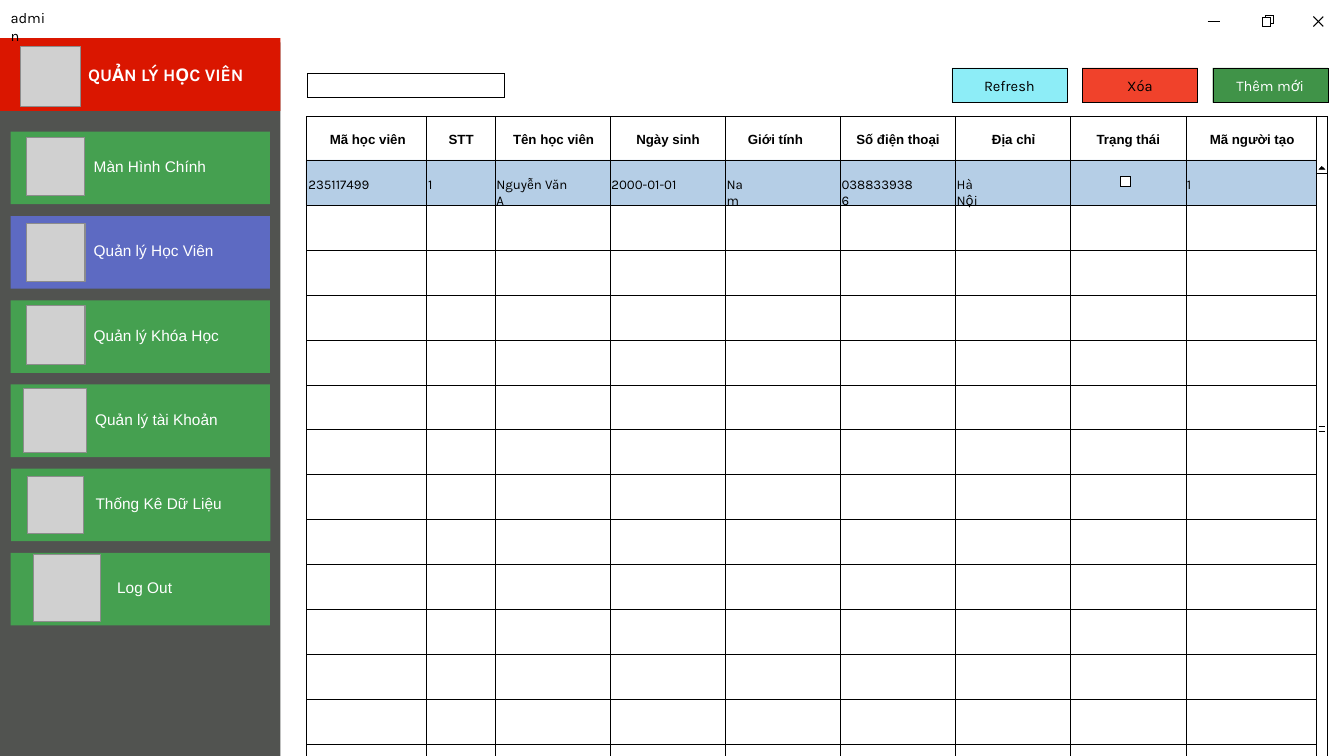
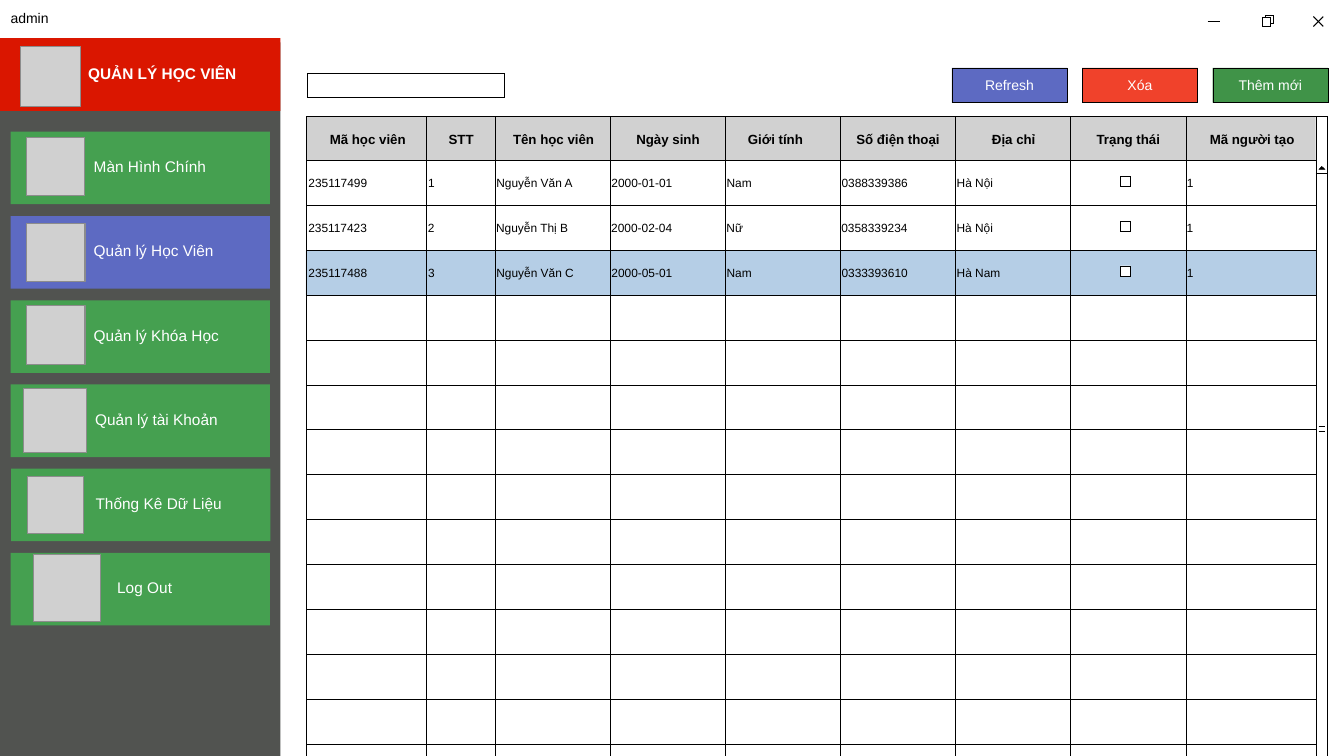
Before and after one commit to nthmaiii/QuanLySinhVien, a slide deck: slide 12 of Thiết kế giao diện.pptx (slide 7 before the commit). Drawn at 1344x756 pixels with LibreOffice and Linux fonts; fonts in the diff are those of the drawing; grey boxes stand for pictures; background and template pictures are left out. Boxes give left, top, right and bottom in pixels: in the first picture for what was removed or moved away, otherwise in the second. Text is boxed around its words. In the diff, an @@ line names an element or a change of style, - is before the commit and + after.

```diff
--- a/Thiết kế giao diện.pptx
+++ b/Thiết kế giao diện.pptx
@@ text "admin" at [11, 13, 49, 23]: size 10.5 to 10 pt, font Karla to Arial @@
@@ text "QUẢN LÝ HỌC VIÊN" at [88, 66, 236, 82]: size 12.5 to 11 pt, font Karla to Arial @@
@@ rectangle "Refresh" at [952, 68, 1067, 102]: size 10.5 to 10 pt, font Karla to Arial, text colour #000000 to #FFFFFF; fill #8DEDF7 to #5D6AC2 @@
@@ rectangle "Xóa" at [1083, 68, 1198, 102]: size 10.5 to 10 pt, font Karla to Arial, text colour #000000 to #FFFFFF @@
@@ rectangle "Thêm mới" at [1213, 68, 1328, 102]: size 10.5 to 10 pt, font Karla to Arial @@
@@ rectangle added at [307, 116, 1316, 160], fill #D1D1D1 @@
@@ size 9.5 to 8.5 pt, font Karla to Arial in 8 elements at [496, 178, 573, 190], [428, 178, 435, 187], [1187, 179, 1194, 187], [957, 178, 993, 189], [842, 178, 908, 187], [611, 178, 672, 187], [308, 178, 367, 187], [727, 178, 752, 187] @@
@@ text added at [308, 223, 367, 232], 8.5 pt, text #000000 @@
+235117423
@@ text added at [428, 223, 435, 232], 8.5 pt, text #000000 @@
+2
@@ text added at [496, 223, 568, 235], 8.5 pt, text #000000 @@
+Nguyễn Thị B
@@ text added at [611, 223, 672, 232], 8.5 pt, text #000000 @@
+2000-02-04
@@ text added at [726, 223, 743, 232], 8.5 pt, text #000000 @@
+Nữ
@@ text added at [841, 223, 907, 232], 8.5 pt, text #000000 @@
+0358339234
@@ text added at [957, 223, 993, 234], 8.5 pt, text #000000 @@
+Hà Nội
@@ rectangle added at [1120, 221, 1130, 231], fill #FFFFFF, outline #000000 0.1 pt @@
@@ text added at [1187, 224, 1194, 232], 8.5 pt, text #000000 @@
+1
@@ rectangle: place and size @@
-rectangle at [306, 160, 1316, 206]
+rectangle at [306, 250, 1316, 295]
@@ text added at [308, 268, 367, 277], 8.5 pt, text #000000 @@
+235117488
@@ text added at [428, 268, 435, 277], 8.5 pt, text #000000 @@
+3
@@ text added at [496, 267, 574, 279], 8.5 pt, text #000000 @@
+Nguyễn Văn C
@@ text added at [611, 268, 672, 277], 8.5 pt, text #000000 @@
+2000-05-01
@@ text added at [727, 269, 752, 277], 8.5 pt, text #000000 @@
+Nam
@@ text added at [842, 268, 908, 277], 8.5 pt, text #000000 @@
+0333393610
@@ text added at [957, 268, 1000, 277], 8.5 pt, text #000000 @@
+Hà Nam
@@ rectangle added at [1121, 266, 1131, 276], fill #FFFFFF, outline #000000 0.1 pt @@
@@ text added at [1187, 269, 1194, 277], 8.5 pt, text #000000 @@
+1
```
Also in this commit, not shown: 21 other slides changed, 17 slides added.
